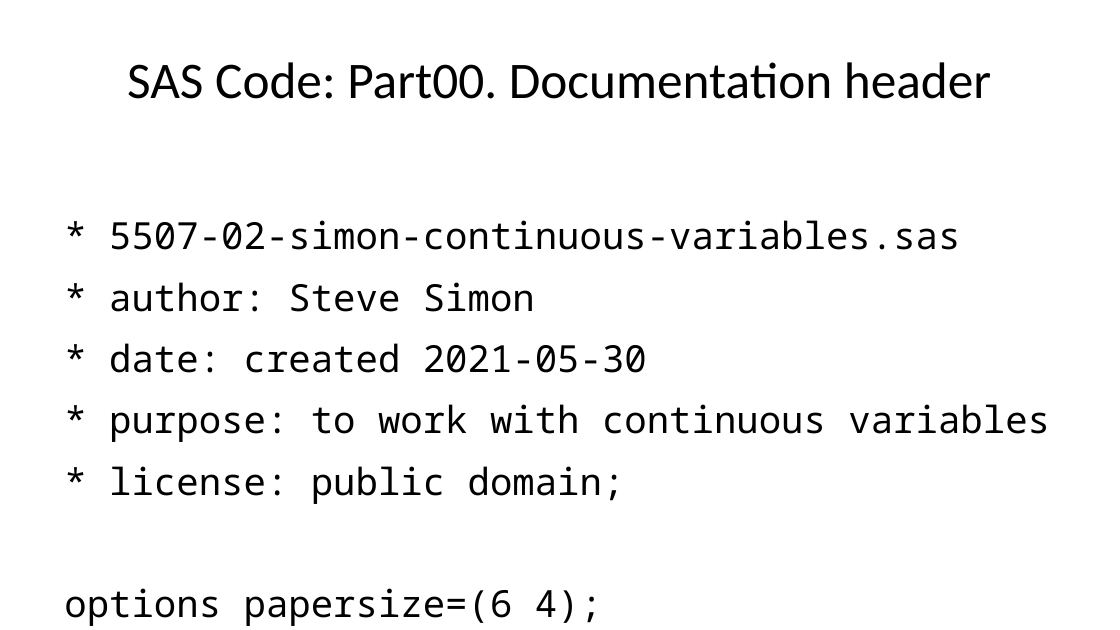
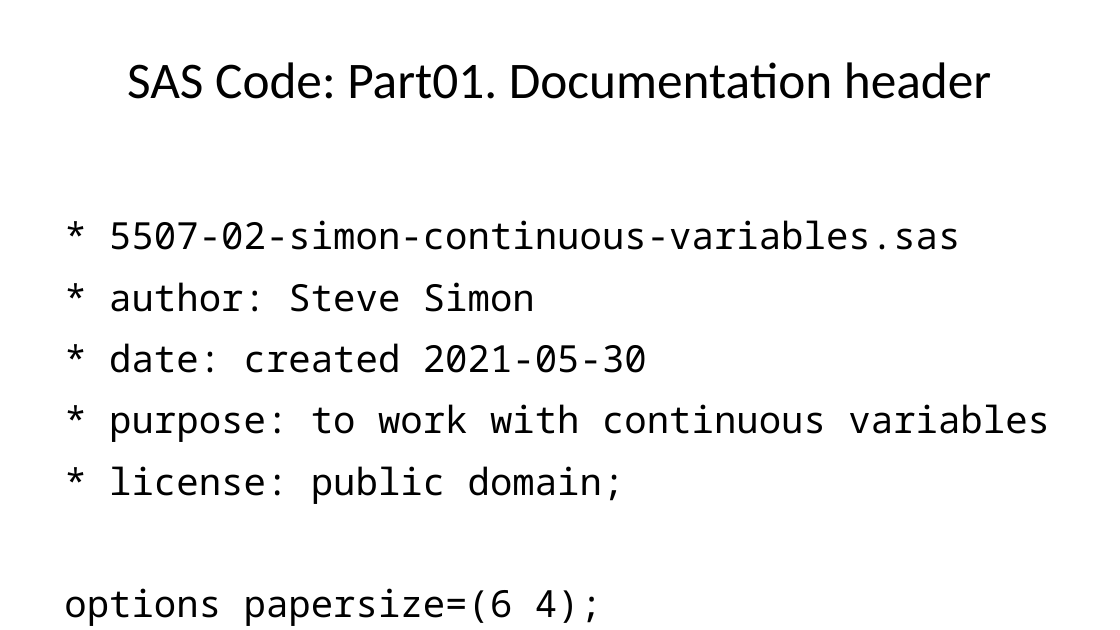
Before and after one commit to pmean/introduction-to-SAS, a slide deck: slide 5 of results/test-code.pptx. Drawn at 1120x630 pixels with LibreOffice and Linux fonts; fonts in the diff are those of the drawing. Boxes give left, top, right and bottom in pixels: in the first picture for what was removed or moved away, otherwise in the second. Text is boxed around its words. In the diff, an @@ line names an element or a change of style, - is before the commit and + after.

```diff
--- a/results/test-code.pptx
+++ b/results/test-code.pptx
@@ title at box(127, 62, 991, 99): text changed @@
-SAS Code: Part00. Documentation header
+SAS Code: Part01. Documentation header
```
Also in this commit, not shown: 13 other slides changed, 50 slides added, 2 other files.
